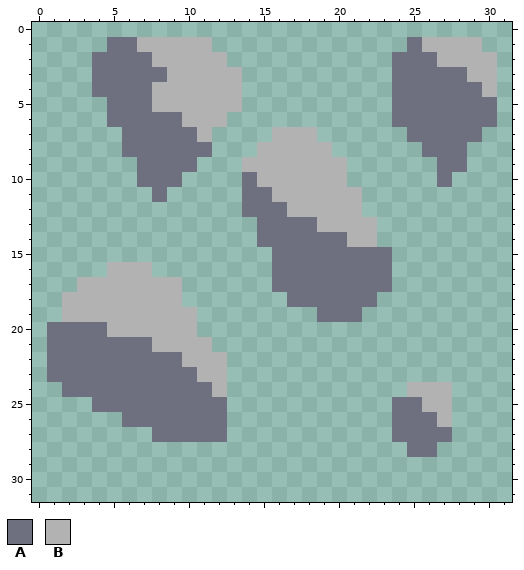
Pixel-art sprite, stored at assets/sprites/blocks/environment/basalt1.png. Above, as it was before the edit.
The file is 32x32 pixels.
Palette (. is transparent): A #6e7080  B #b2b2b2
Pixels before, first column x 1:
 1 ....AABBBBB.............ABBBB.
 2 ...AAAABBBBB...........AAABBBB
 3 ...AAAAABBBBB..........AAAAABB
 4 ...AAAABBBBBB..........AAAAAAB
 5 ....AAABBBBBB..........AAAAAAA
 6 ....AAAAABBB...........AAAAAAA
 7 .....AAAAAB....BBB......AAAAA.
 8 .....AAAAAA...BBBBB......AAA..
 9 ......AAAA...BBBBBBB......AA..
10 ......AAA....ABBBBBB......A...
11 .......A.....AABBBBBB.........
12 .............AAABBBBB.........
13 ..............AAAABBBB........
14 ..............AAAAAABB........
15 ...............AAAAAAAA.......
16 ....BBB........AAAAAAAA.......
17 ..BBBBBBB......AAAAAAAA.......
18 .BBBBBBBB.......AAAAAA........
19 .BBBBBBBBB........AAA.........
20 AAAABBBBBB....................
21 AAAAAAABBBB...................
22 AAAAAAAAABBB..................
23 AAAAAAAAAABB..................
24 .AAAAAAAAAAB............BBB...
25 ...AAAAAAAAA...........AABB...
26 .....AAAAAAA...........AAAB...
27 .......AAAAA...........AAAA...
28 ........................AA....
The same view after the edit:
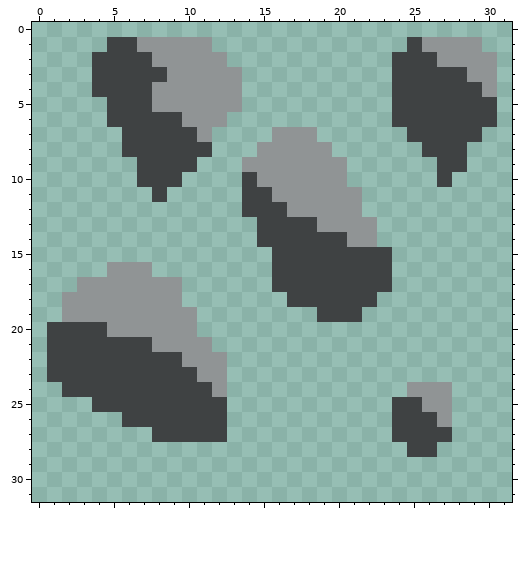
Changes in this commit:
Colour A changes from #6e7080 to #3f4243.
Colour B changes from #b2b2b2 to #909495.
